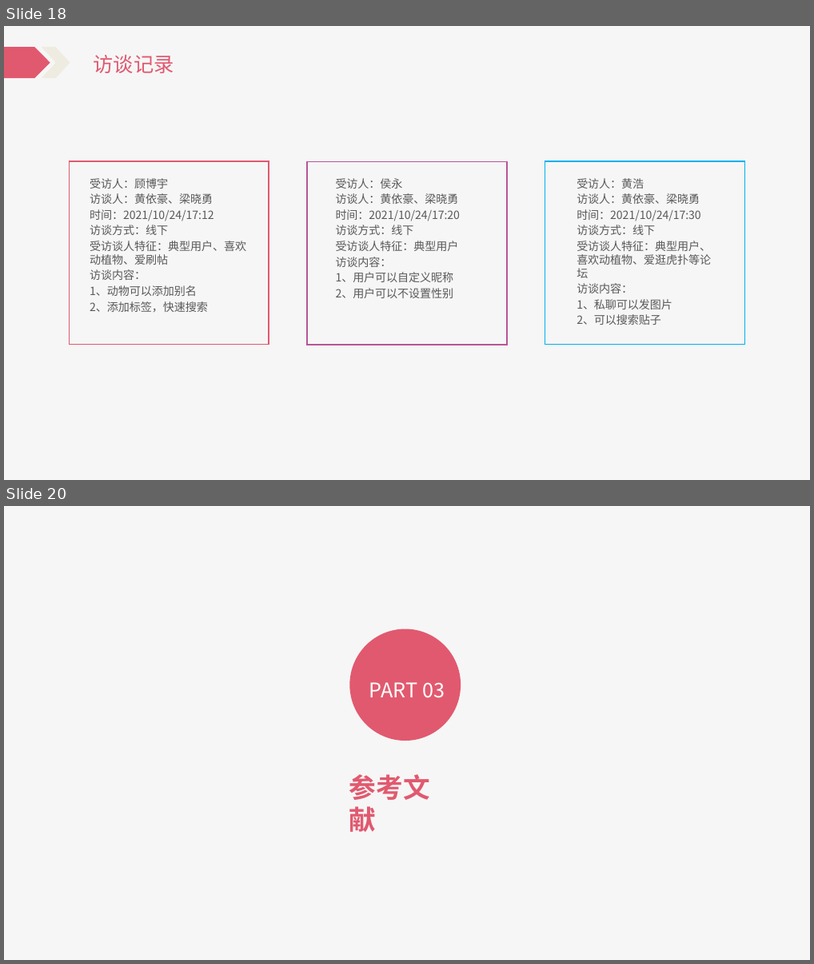
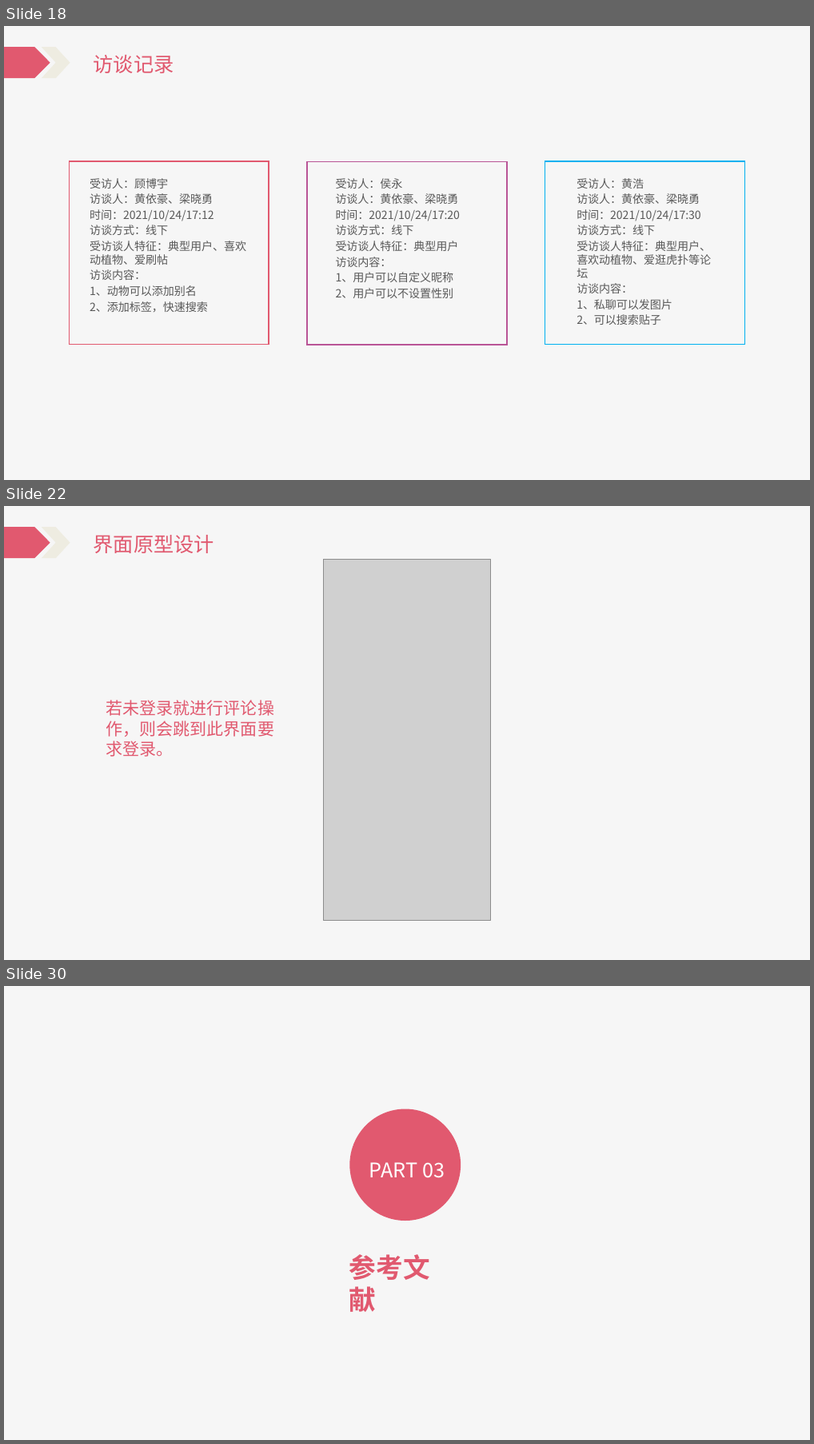
Before and after one commit to Katashixz/ZUCCbiosphere, a slide deck: 软件需求规格说明/SE2021-G005-软件需求说明.pptx. Shown one above the other, each under a label of ours: slides 18 and 20 before the commit, slides 18, 22 and 30 after it; the slides between them are not shown. The pictures are 814x964 and 814x1444 pixels, drawn with LibreOffice and Linux fonts; fonts in the diff are those of the drawing; grey boxes stand for pictures. Boxes give left, top, right and bottom in pixels: in the first picture for what was removed or moved away, otherwise in the second. Text is boxed around its words. In the diff, an @@ line names an element or a change of style, - is before the commit and + after.

```diff
--- a/软件需求规格说明/SE2021-G005-软件需求说明.pptx
+++ b/软件需求规格说明/SE2021-G005-软件需求说明.pptx
@@ slide 22 added at box(4, 506, 810, 960), background #FFFFFF; not listed: 3 template elements that a slide beside it also shows @@
@@ rectangle added at box(82, 524, 178, 556), fill #F6F6F6 @@
@@ text added at box(91, 535, 172, 553), 24 pt, text #E1596F @@
+项目介绍
@@ text added at box(94, 535, 214, 553), 24 pt, text #E1596F @@
+界面原型设计
@@ picture added at box(323, 559, 491, 920) @@
@@ text added at box(106, 700, 274, 756), 20 pt, text #E1596F @@
+若未登录就进行评论操作，则会跳到此界面要求登录。
@@ what was slide 20 is now slide 30 @@
```
Also in this commit, not shown: 1 slide changed, 10 other slides added, 1 slide removed, 4 other files.
